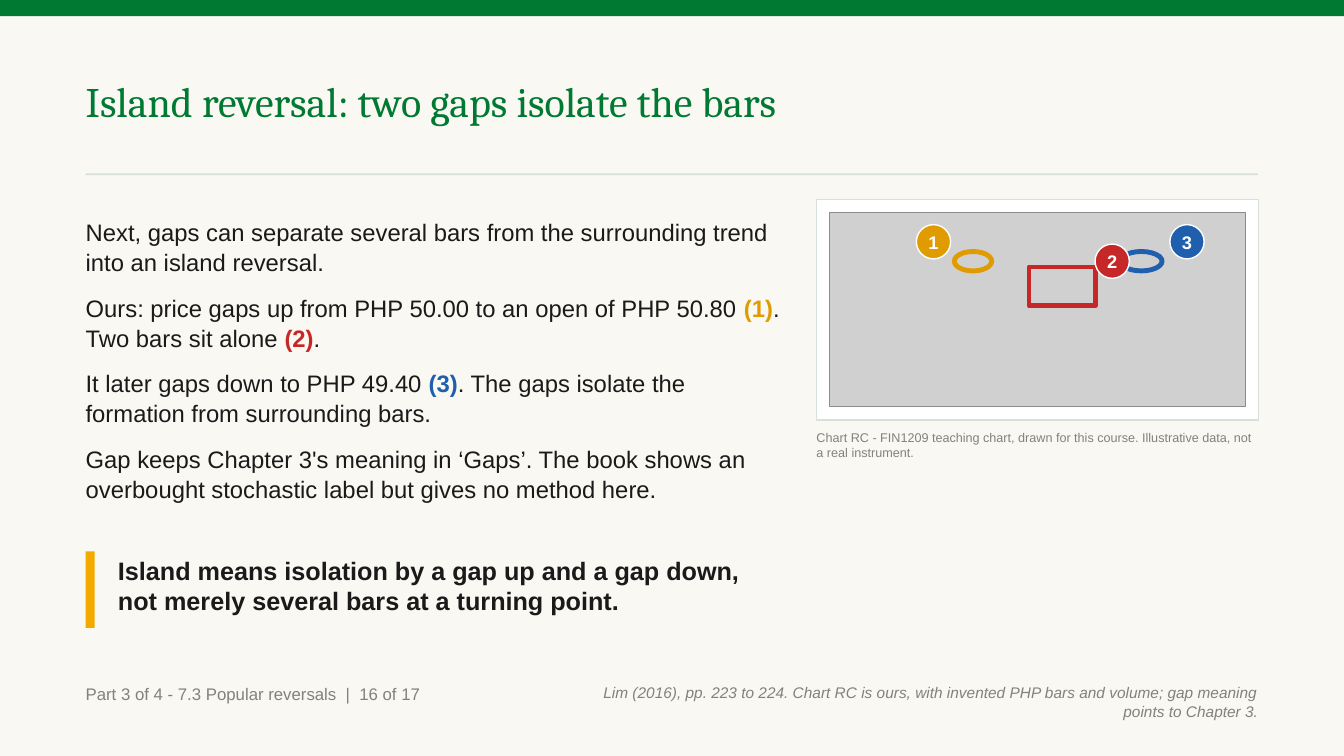
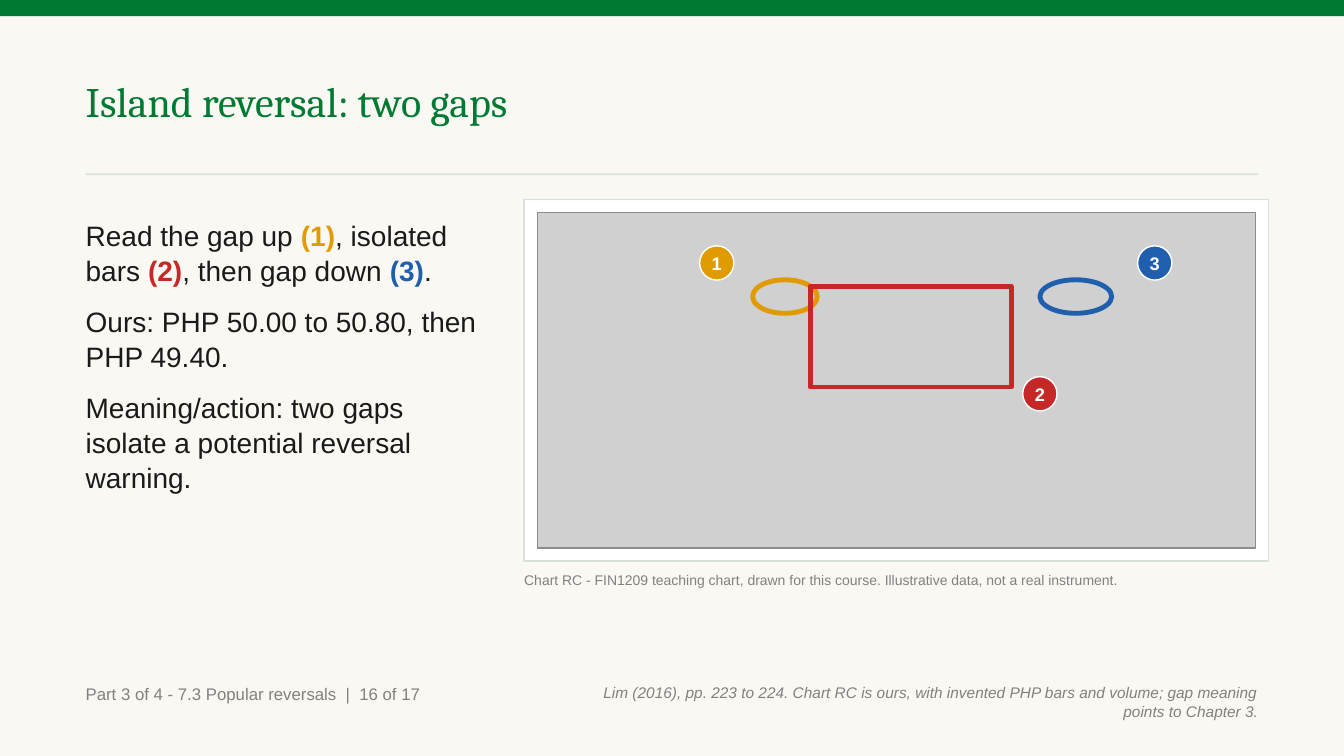
Before and after one commit to benjiesotelo-sudo/Telos_FIN1209, a slide deck: slide 41 of chapter-07/FIN1209-Chapter-07.pptx. Drawn at 1344x756 pixels with LibreOffice and Linux fonts; fonts in the diff are those of the drawing; grey boxes stand for pictures. Boxes give left, top, right and bottom in pixels: in the first picture for what was removed or moved away, otherwise in the second. Text is boxed around its words. In the diff, an @@ line names an element or a change of style, - is before the commit and + after.

Commit message:
Improve Chapter 7 chart projection readability

```diff
--- a/chapter-07/FIN1209-Chapter-07.pptx
+++ b/chapter-07/FIN1209-Chapter-07.pptx
@@ text at [86,88,507,127]: text changed @@
-Island reversal: two gaps isolate the bars
+Island reversal: two gaps
@@ rectangle: place and size @@
-rectangle at [817,200,1258,420]
+rectangle at [524,200,1268,562]
@@ text at [86,225,477,493]: text changed; size 17 to 20 pt @@
-Next, gaps can separate several bars from the surrounding trend into an island reversal.
-Ours: price gaps up from PHP 50.00 to an open of PHP 50.80 (1). Two bars sit alone (2).
-It later gaps down to PHP 49.40 (3). The gaps isolate the formation from surrounding bars.
-Gap keeps Chapter 3's meaning in ‘Gaps’. The book shows an overbought stochastic label but gives no method here.
+Read the gap up (1), isolated bars (2), then gap down (3).
+Ours: PHP 50.00 to 50.80, then PHP 49.40.
+Meaning/action: two gaps isolate a potential reversal warning.
@@ picture added at [537,213,1255,548] @@
@@ picture removed at [830,213,1245,407] @@
@@ ellipse "1": place and size @@
-ellipse "1" at [917,225,951,259]
+ellipse "1" at [700,246,734,280]
@@ rectangle removed at [1029,267,1096,307] @@
@@ ellipse removed at [1121,252,1163,271] @@
@@ ellipse "3": place and size @@
-ellipse "3" at [1171,225,1205,259]
+ellipse "3" at [1138,246,1173,280]
@@ ellipse added at [753,280,818,314], outline #E09B00 3.5 pt @@
@@ rectangle added at [811,286,1011,387], outline #C62828 3.5 pt @@
@@ ellipse: place and size @@
-ellipse at [955,252,992,271]
+ellipse at [1041,280,1112,314]
@@ ellipse at [1041,280,1112,314]: outline #E09B00 3.5 pt to #1F5FAD 3.5 pt @@
@@ ellipse "2": place and size @@
-ellipse "2" at [1095,244,1129,278]
+ellipse "2" at [1023,377,1058,411]
@@ rectangle removed at [86,552,95,628] @@
@@ text removed at [118,561,739,616] @@
-Island means isolation by a gap up and a gap down, not merely several bars at a turning point.
@@ text "Chart RC - FIN1209 teaching ...": place and size @@
-text "Chart RC - FIN1209 teaching ..." at [816,433,1252,457]
+text "Chart RC - FIN1209 teaching ..." at [524,575,1117,588]
@@ text "Chart RC - FIN1209 teaching ..." at [524,575,1117,588]: size 9 to 10 pt @@
```
Also in this commit, not shown: 3 other slides changed, 2 other files.
